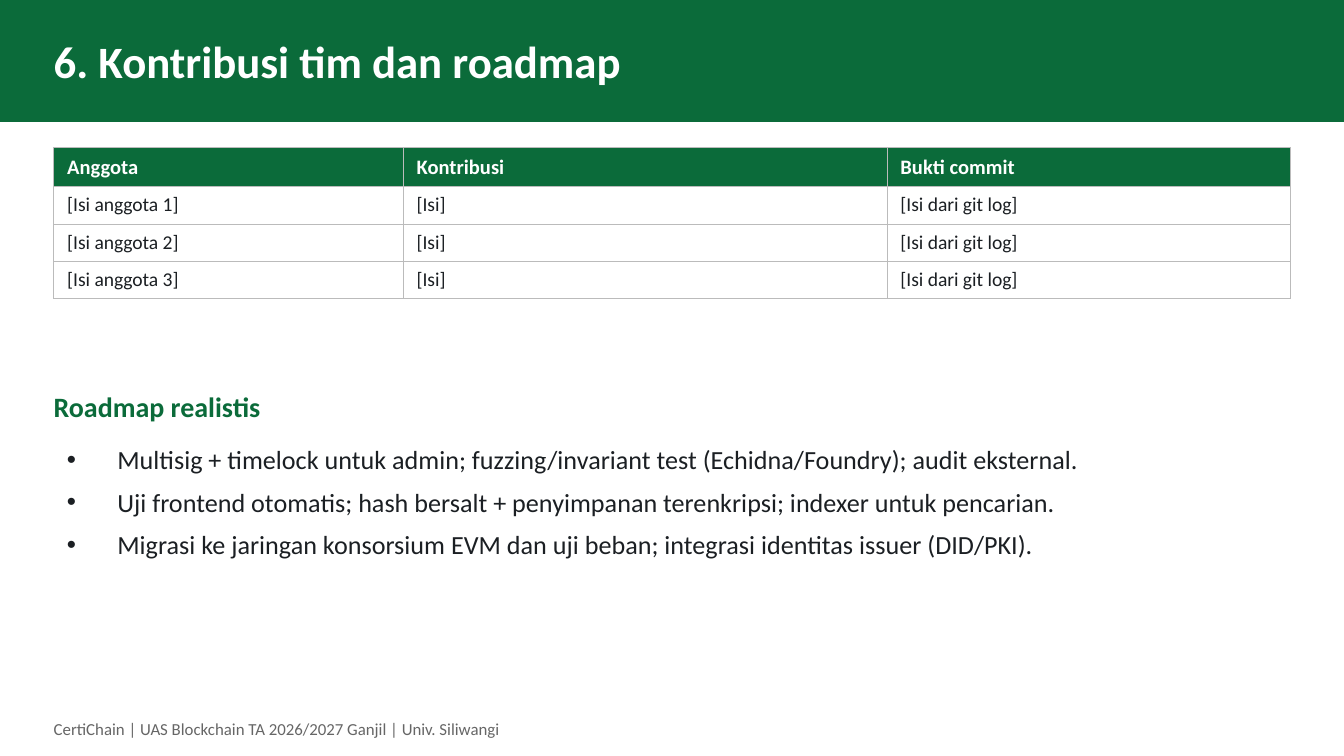
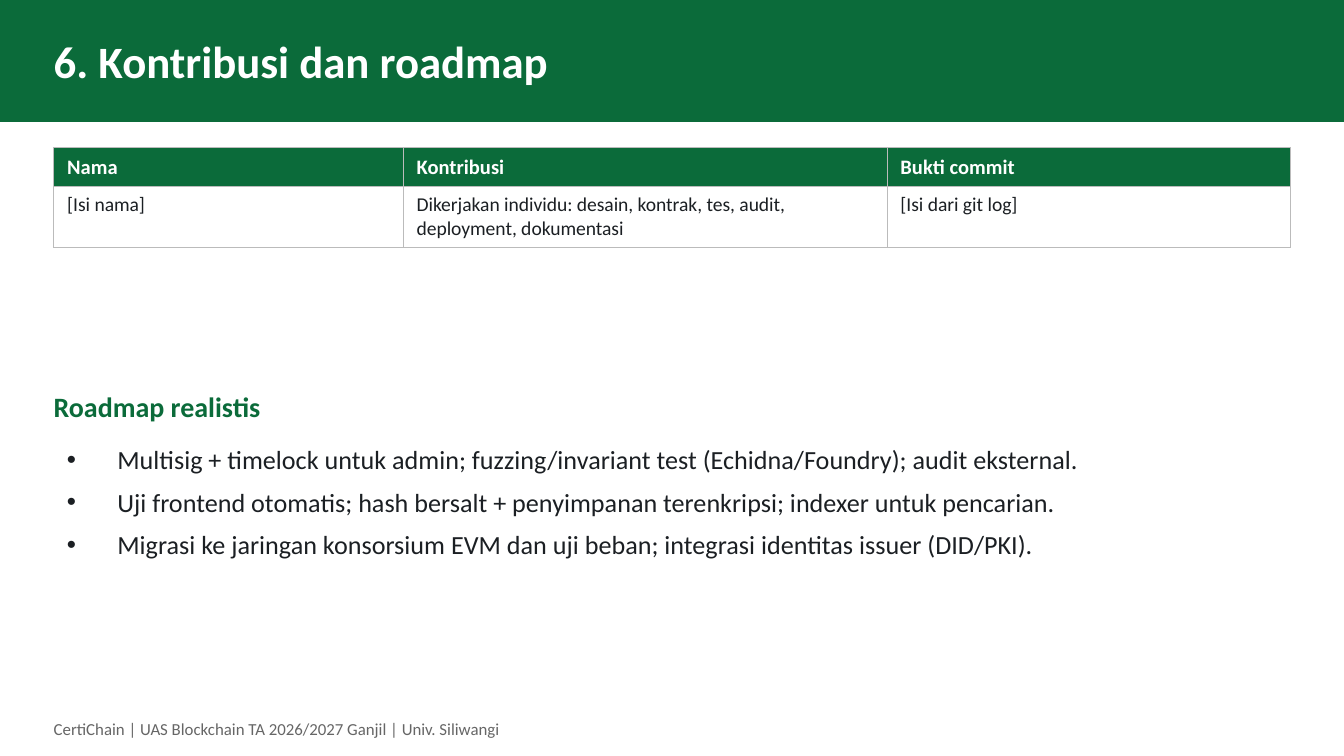
Before and after one commit to BAKTIDWIPAMUNGKAS/certichain-blockchain, a slide deck: slide 7 of submission/Slide_Presentasi.pptx. Drawn at 1344x756 pixels with LibreOffice and Linux fonts; fonts in the diff are those of the drawing. Boxes give left, top, right and bottom in pixels: in the first picture for what was removed or moved away, otherwise in the second. Text is boxed around its words. In the diff, an @@ line names an element or a change of style, - is before the commit and + after.

Commit message:
docs: laporan individu, rapikan paragraf, perbarui slide dan README

```diff
--- a/submission/Slide_Presentasi.pptx
+++ b/submission/Slide_Presentasi.pptx
@@ text at (54, 46, 548, 85): text changed @@
-6. Kontribusi tim dan roadmap
+6. Kontribusi dan roadmap
@@ table at (54, 148, 1290, 282) @@
-row 1: Anggota | Kontribusi | Bukti commit
-row 2: [Isi anggota 1] | [Isi] | [Isi dari git log]
-row 3: [Isi anggota 2] | [Isi] | [Isi dari git log]
-row 4: [Isi anggota 3] | [Isi] | [Isi dari git log]
+row 1: Nama | Kontribusi | Bukti commit
+row 2: [Isi nama] | Dikerjakan individu: desain, kontrak, tes, audit, deployment, dokumentasi | [Isi dari git log]
```
Also in this commit, not shown: 1 other slide changed, 7 other files.
